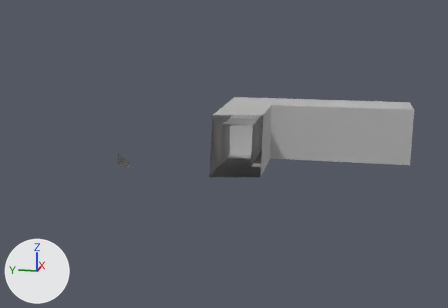
One commit to the Blender file Working/Scenes/level12.blend: the scene before it, then after it.
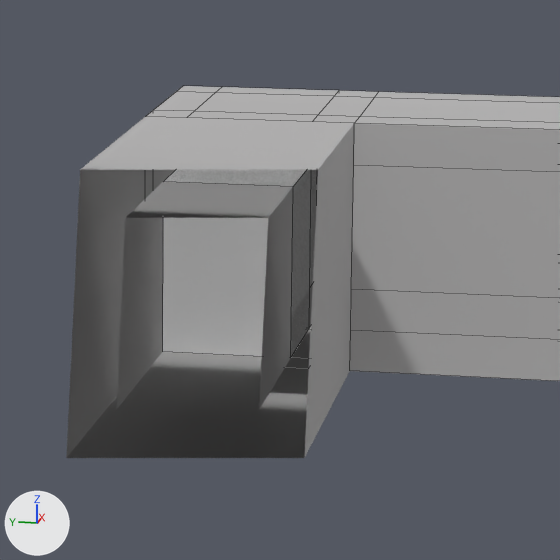
There are two pictures of each version: one from a 50 mm camera at (-69.9, -10.1, 16.0) aimed at (-6.8, 2.5, 0.2), one close up on the part from 44% to 70% of the width and 26% to 65% of the height. The lights are fixed; the arrows at lower left show +X, +Y and +Z. The close-ups show mesh edges as thin lines. Everything nearer to the camera than a plane just in front of the edit is cut away.

Names of what the first close-up shows: 'EndOfLevelBend', 'level12'.
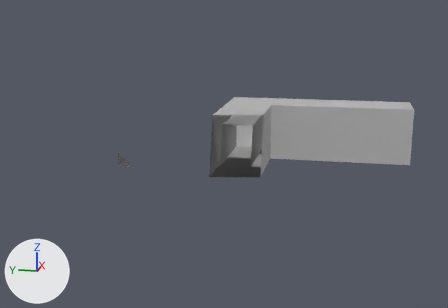
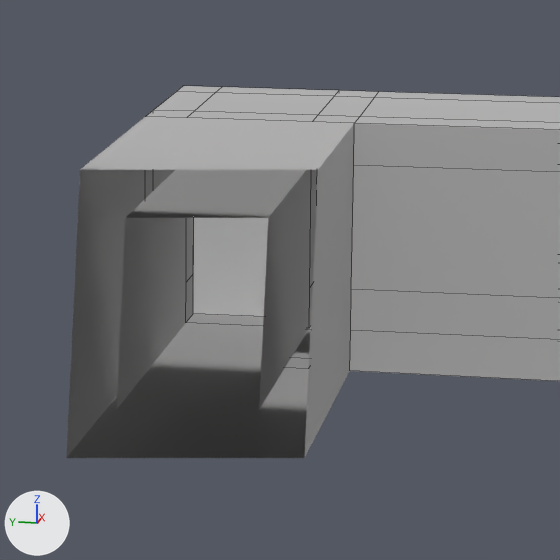
Where the newer file only moved an object's origin or applied its transform, the numbers keep the older frame.

Pixel boxes [x1, y1, x2, y2] of what changed, in the close-ups (560 x 560 px):
'level12', reshaped: before [163, 170, 317, 357]; after [193, 218, 268, 317]
part 1 of me_cube_000, deleted: before [163, 170, 317, 357]

The change in detail:
me_cube_000 has 8 vertices, 6 faces and spans x -2.0..2.0, y -1.5..1.5, z -2.0..2.0.
me_cube_000 is used by ob_level12; location (-4.0, 0.5, 2.0).
Verts and faces of me_cube_000; kept vertices keep their numbers, new ones are numbered from 8.
Before the commit, vertices of me_cube_000: 0 (-2.0, -1.5, -2.0) at pixel (290, 357), 1 (-2.0, -1.5, 2.0) at pixel (293, 186), 2 (-2.0, 1.5, -2.0) at pixel (162, 351), 3 (-2.0, 1.5, 2.0) at pixel (163, 181), 4 (2.0, -1.5, -2.0).
Before the commit, vertices of me_cube_000: 5 (2.0, -1.5, 2.0), 6 (2.0, 1.5, -2.0), 7 (2.0, 1.5, 2.0).
Part 1, on me_cube_000:
Vertices deleted: 0 to 3 (with the faces that use them).
